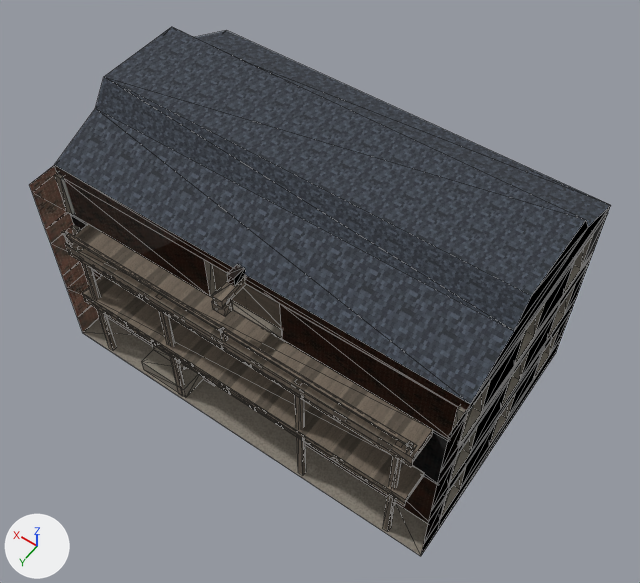
The glTF model apps/web/public/world/props/bldg-warehouse-wharf-a.glb: old version first, new version second.
Before and after are seen from a camera (50 mm lens) standing at (-10.43, 14.46, 25.71) and looking at (-0.51, 0.58, 3.9). Lighting does not change. The marker at lower left points along +X, +Y and +Z. The first picture is the older version. Mesh edges are drawn as thin lines. Vertices at exactly the same position are counted once.

Names of what the first picture shows: 'bldg-warehouse-wharf-a'.
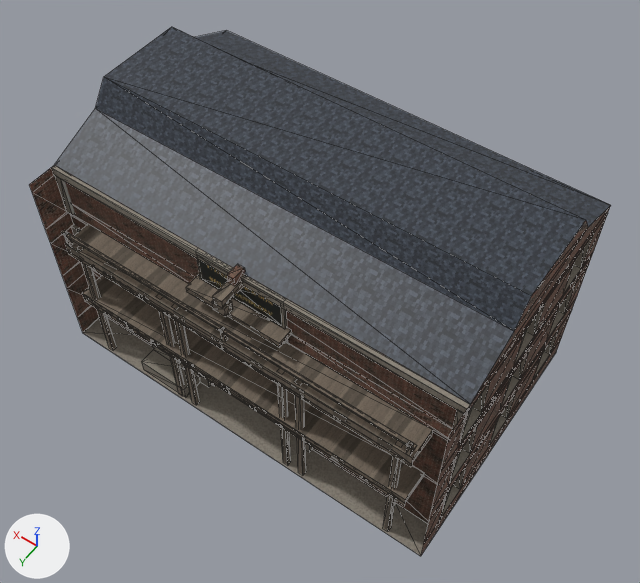
Where the change shows, as pixel boxes (x1, y1, x2, y2) in the pictures (640 x 583 px):
'bldg-warehouse-wharf-a', surface changed, reshaped (lighter): (29, 27, 611, 556) in both
part 1 of me_bldg_warehouse_wharf_a, added: after (278, 385, 291, 465)
part 2 of me_bldg_warehouse_wharf_a, added: after (174, 320, 200, 405)
part 3 of me_bldg_warehouse_wharf_a, built on: before (212, 265, 281, 329); after (51, 165, 470, 452)
part 4 of me_bldg_warehouse_wharf_a, surface changed: (55, 165, 469, 443) in both

The change, as a list of edits to the scene's bpy script:
```text
Add img_hancock:
    img_hancock = load_image('hancock', '_unpacked/hancock', 1024, 384, 'sRGB')
Change mat_brick:
    where n0 = _N.new('ShaderNodeBsdfPrincipled'); n0.name = 'Principled BSDF'
    n0.inputs[2].default_value: 0.94 -> 0.95  # 'Roughness'
    remove n3 = _N.new('ShaderNodeNormalMap'); n3.name = 'Normal Map'
    remove n3.uv_map = 'UVMap'
    remove n4 = _N.new('ShaderNodeTexImage'); n4.name = 'Image Texture.001'
    remove n4.image = img_bldg_warehouse_wharf_a_n
    remove _L.new(n3.outputs[0], n0.inputs[5])  # 'Normal' to 'Normal'
    remove _L.new(n4.outputs[0], n3.inputs[1])  # 'Color' to 'Color'
Change mat_lead:
    mat_lead.roughness: 0.86 -> 0.5
Add mat_sign:
    mat_sign = principled_material('sign')
    mat_sign.texture = img_hancock
    mat_sign.roughness = 0.72
Change me_bldg_warehouse_wharf_a:
    used by ob_bldg_warehouse_wharf_a; location = (0.0, 0.0, 0.0)
    remove me_bldg_warehouse_wharf_a.from_pydata(...)  # 471 vertices, 676 faces; spans x -7.0..7.0, y -4.5..4.5, z 0.0..9.0
    add me_bldg_warehouse_wharf_a.from_pydata(...)  # 687 vertices, 942 faces; spans x -7.0..7.0, y -4.5..4.5, z 0.0..9.0
    me_bldg_warehouse_wharf_a part 1: the loose piece of 8 vertices spanning x -2.59..-2.41, y 4.24..4.42, z 0.0..5.33 is copied, and the copy is moved by (0.6, 0.0, 0.0); it spans x -1.99..-1.81, y 4.24..4.42, z 0.0..5.33
    me_bldg_warehouse_wharf_a part 2: the loose piece of 8 vertices spanning x 2.41..2.59, y 4.24..4.42, z 0.0..5.33 is copied, and the copy is moved by (-0.6, 0.0, 0.0); it spans x 1.81..1.99, y 4.24..4.42, z 0.0..5.33
    me_bldg_warehouse_wharf_a part 3
    6 vertices in x -7.0..7.0, y 3.24..3.5, z 7.0 move by (0.0, 0.0, -1.1)
    102 vertices are added at x -7.0..7.0, y 3.5..4.05, z 0.05..7.38
    32 new vertices lie (0.34, 0.0, 0.0) away from vertices in x -2.03..1.69, y 3.5..3.61, z 1.93..2.62
    24 new vertices lie (0.0, 0.82, 0.0) away from vertices in x -5.8..5.8, y 3.53, z 2.63..4.96
    12 new vertices lie (0.0, 0.0, -0.8) away from vertices in x -5.8..5.8, y 3.53, z 4.96
    12 new vertices lie (0.0, 0.0, -0.55) away from vertices in x -5.79..5.79, y 3.53, z 2.63
    12 new vertices lie (0.0, 0.16, 0.0) away from vertices in x -2.3..2.3, y 3.5, z 0.05..2.7
    6 new vertices lie (0.12, 0.0, 0.0) away from vertices in x -1.54..1.42, y 3.53..4.0, z 5.4..5.88
    126 new faces join them, mat_trim (picture img_wh_trim)
    122 new faces join them, mat_timber (picture img_wh_timber)
    2 new faces join them, mat_sign (picture img_hancock)
    me_bldg_warehouse_wharf_a part 4: 10 kept faces spanning x -7.0..7.0, y 3.24..3.5, z 5.35..7.4 get new texture (UV) coordinates
    add me_bldg_warehouse_wharf_a.materials.append(mat_sign)  # picture img_hancock
```
